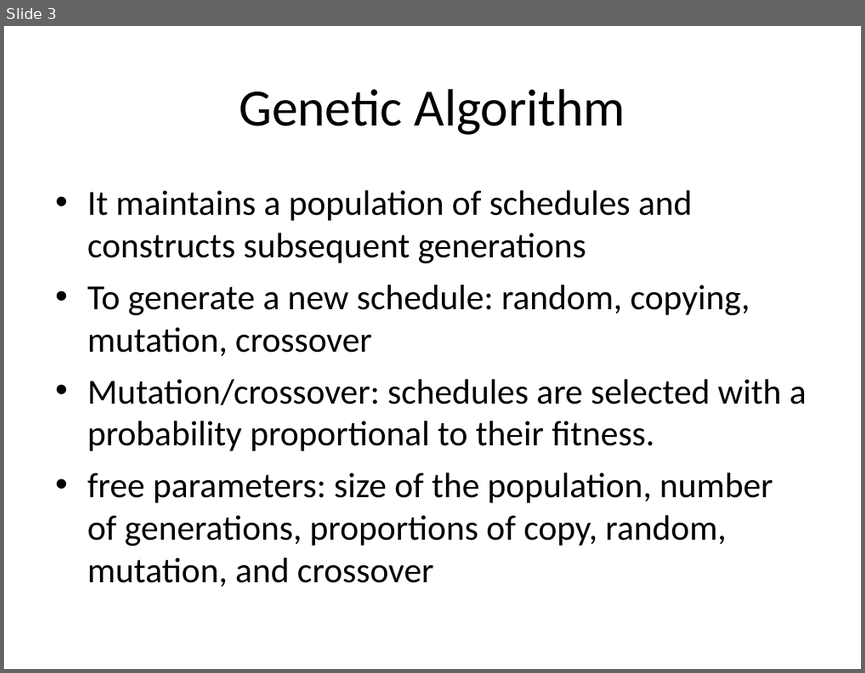
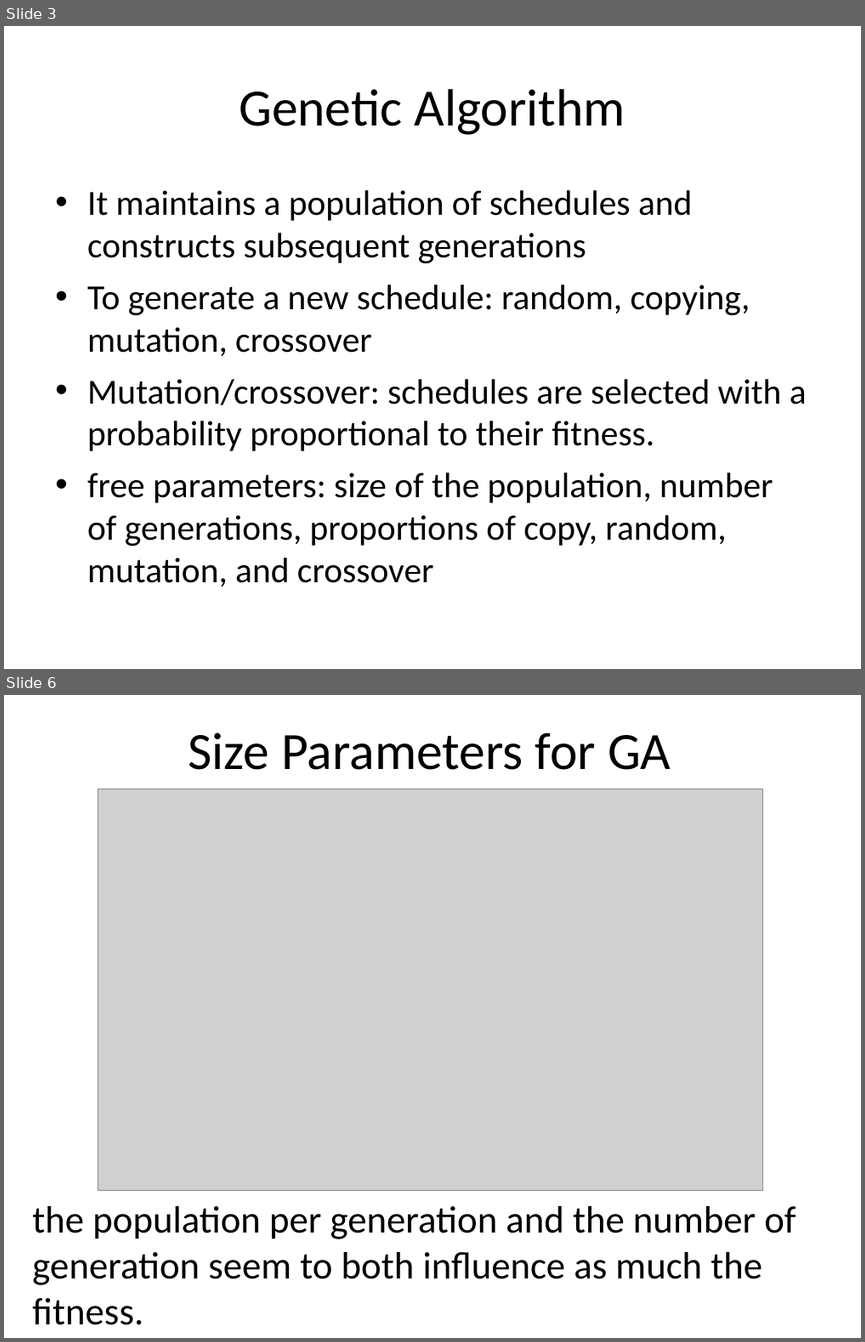
Before and after one commit to akokcam/csc384-genetic-algorithms-project, a slide deck: GA_TestBench/Data Files/presentation.ppt. Shown one above the other, each under a label of ours: slide 3 before the commit, slides 3 and 6 after it; the slides between them are not shown. The pictures are 865x673 and 865x1342 pixels, drawn with LibreOffice and Linux fonts; fonts in the diff are those of the drawing; grey boxes stand for pictures. Boxes give left, top, right and bottom in pixels: in the first picture for what was removed or moved away, otherwise in the second. Text is boxed around its words. In the diff, an @@ line names an element or a change of style, - is before the commit and + after.

```diff
--- a/GA_TestBench/Data Files/presentation.ppt
+++ b/GA_TestBench/Data Files/presentation.ppt
@@ slide 6 added at box(4, 695, 861, 1338), background #FFFFFF @@
@@ title added at box(188, 732, 670, 770), 44 pt, text #000000 @@
+Size Parameters for GA
@@ picture added at box(98, 789, 762, 1191) @@
@@ text added at box(32, 1206, 795, 1325), 32 pt, text #000000 @@
+the population per generation and the number of generation seem to both influence as much the fitness.
```
Also in this commit, not shown: 2 slides changed, 2 other slides added, 1 slide removed.
